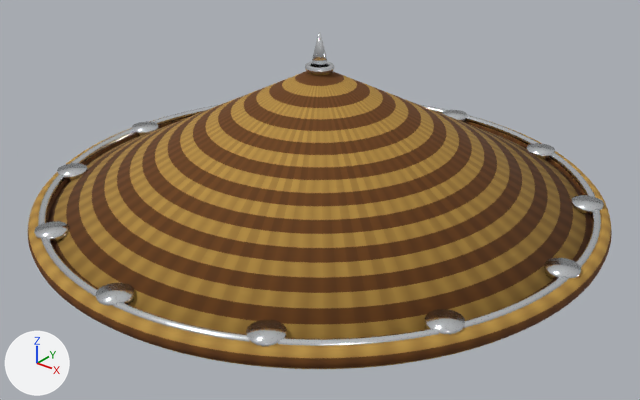
Renders of the Blender file 3d-assets/salakot_elite.blend from each side of a commit.
Before and after are seen from a 50 mm lens placed at (1.008, -1.259, 0.781), pointed at (0.008, -0.009, 0.006). The axes (+X, +Y, +Z) are drawn at lower left. The lights are the same throughout. The older version comes first.

The older version as bpy lines, for what is in view:
```python
ob_brim = bpy.data.objects.new('Brim', me_torus_016)
ob_brim.location = (0.0, 0.0, 0.01)
ob_rimband = bpy.data.objects.new('RimBand', me_torus_017)
ob_rimband.location = (0.0, 0.0, 0.025)
ob_salakatcone = bpy.data.objects.new('SalakatCone', me_cone)
ob_salakatcone.location = (0.0, 0.0, 0.137)
ob_salakatcone.scale = (1.0, 1.0, 0.72)
# also in view: 'Medallion_0' at (0.52, 0.0, 0.028); 'Medallion_8' at (-0.26, -0.45, 0.028); 'Medallion_11' at (0.45, -0.26, 0.028); 'Medallion_10' at (0.26, -0.45, 0.028); 'Medallion_9' at (0.0, -0.52, 0.028)
```
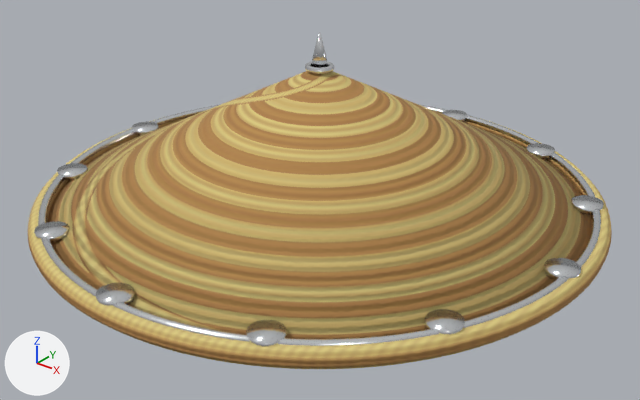
Location of each change, (x1, y1, x2, y2) in pixels of the pictures (640 x 400 px):
'SalakatCone', surface changed (lighter): (48, 71, 592, 339) in both
'Brim', surface changed: (28, 118, 612, 369) in both

Edits to the bpy script that builds the scene:
```text
Add img_salakot_bamboo_bake:
    img_salakot_bamboo_bake = load_image('salakot_bamboo_bake', 'salakot_bamboo_bake.png', 2048, 2048, 'sRGB')
Change mat_wovenbamboo:
    remove # nodes: BsdfPrincipled, Bump, Mapping, MixRGB x2, OutputMaterial, TexCoord, TexWave x3, ValToRGB x3
    remove # colours: orange #bfa059, yellow #ead390, yellow #c8aa61, beige #f3dda0, brown #99763f, white #ffffff
    nodes: BsdfPrincipled, Bump, OutputMaterial, TexCoord, TexImage, TexWave
    uses the picture img_salakot_bamboo_bake
Change me_cone:
    where me_cone.from_pydata(...)  # 256 vertices, 129 faces; spans x -0.55..0.55, y -0.55..0.55, z -0.19..0.19
    used by ob_salakatcone; location = (0.0, 0.0, 0.137); scale = (1.0, 1.0, 0.72)
    me_cone part 1: texture (UV) coordinates of 129 of 129 faces, centred in x -0.281..0.281, y -0.281..0.281, z 0.0..0.19, changed; they spanned u 0.0..1.0, v 0.01..1.0 and now span u 0.01..1.0, v 0.0..1.0
Change me_torus_016:
    where me_torus_016.from_pydata(...)  # 1536 vertices, 1536 faces; spans x -0.563..0.563, y -0.563..0.563, z -0.018..0.018
    used by ob_brim; location = (0.0, 0.0, 0.01)
    me_torus_016 part 2: texture (UV) coordinates of 1536 of 1536 faces, centred in x -0.561..0.561, y -0.561..0.561, z -0.017..0.017, changed; they spanned u 0.0..1.0, v 0.0..1.0 and now span u 0.0..1.0, v 0.0..1.0
```
